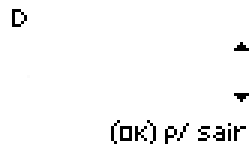
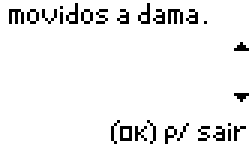
Layer changes from the first 252×144 image to the second:
added layer "ins5" above "ins4" over (x1=9, y1=3, x2=207, y2=78)
added layer "ins4" above "ins3" over (x1=9, y1=3, x2=207, y2=78)
added layer "ins3" above "ins2" over (x1=9, y1=3, x2=207, y2=78)
added layer "ins2" above "ins1" over (x1=9, y1=3, x2=207, y2=78)
renamed "Fundo" to "ins1", hid it, painted on it over (x1=9, y1=3, x2=207, y2=78)
